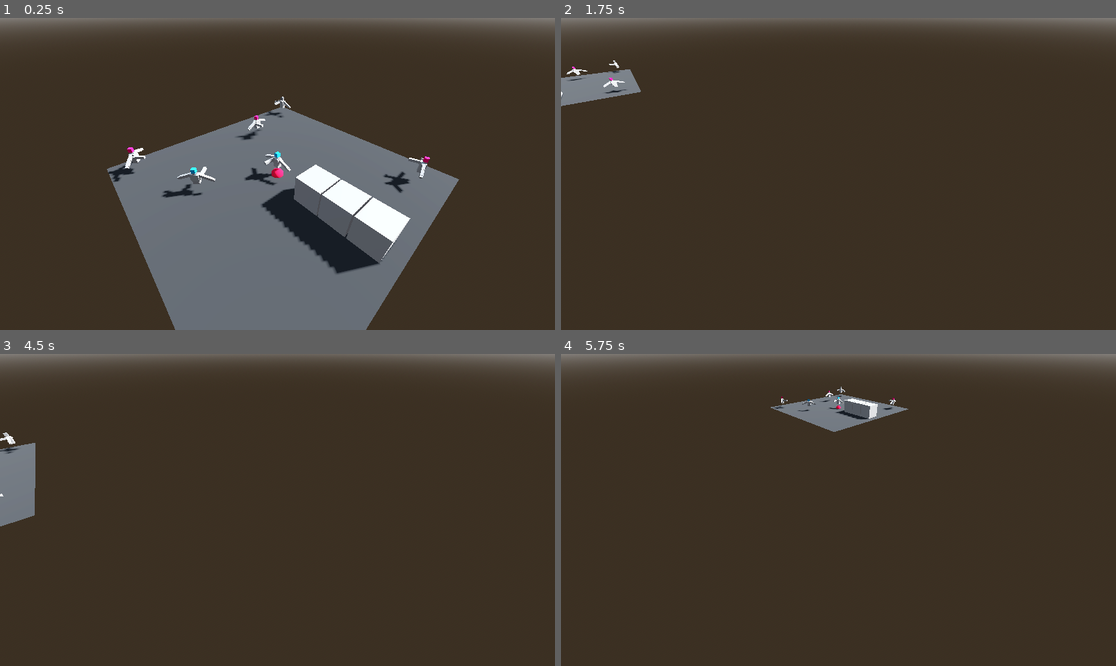
Above: before the commit, frames 1-4 (two rows, left to right).
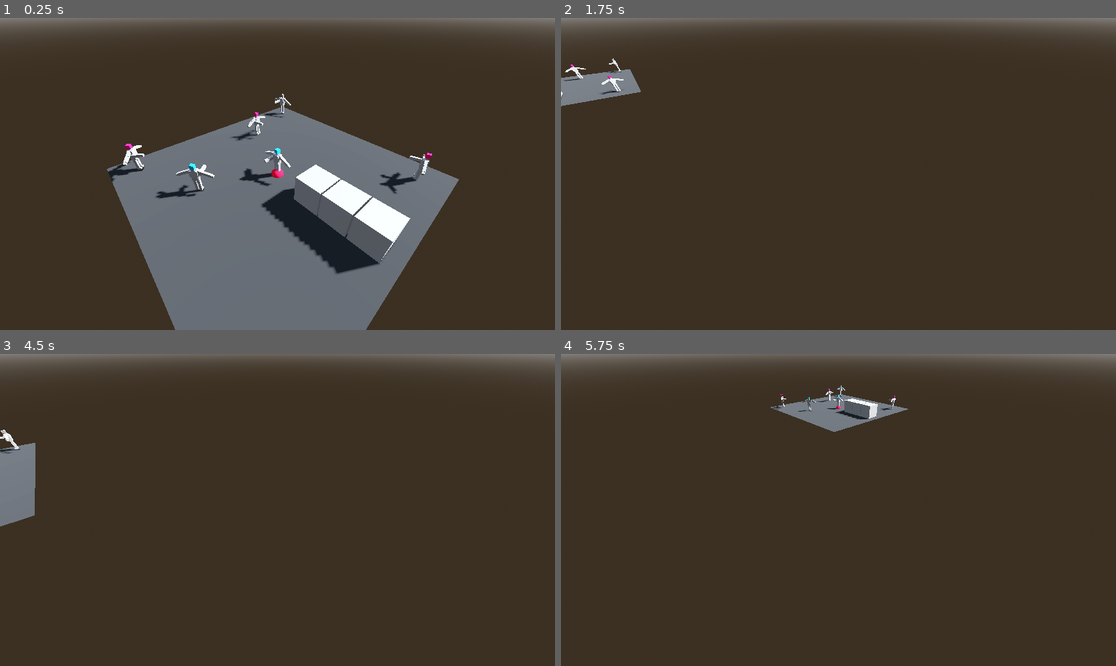
Above: after the commit, the same moments.

Repository: Nordtwig/metrotopia-combat
Game: Godot game, scene res://main.tscn
Two runs of this game, one before a commit and one after it. Both use one fixed random seed, a clock stepped at 60 frames per second and the inputs below.
Inputs (mouse positions are in pixels of both pictures, inside the frame that each line leads up to):
- Up to frame 1 (0.25 s): no input
- Up to frame 2 (1.75 s): tap Enter (ui_accept) at 0.5, 0.77, 1.52 s; move the mouse to (960, 158) at 0.52 s; press the mouse at (960, 158) at 0.53 s; hold D (pan_right) 0.53-1.28 s; move the mouse to (727, 189) at 1.27 s; release the mouse at (727, 189) at 1.28 s; hold S (pan_backward) from 1.28 s (still down); right-click (727, 189) at 1.35 s
- Up to frame 3 (4.5 s): move the mouse to (333, 441) at 2.02 s; release S (pan_backward) at 2.03 s; hold D (pan_right) 2.03-2.78 s; hold Shift (shift_modifier) 2.03-2.78 s; move the mouse to (249, 572) at 2.77 s; hold W (pan_forward) 2.78-3.53 s; click (249, 572) at 2.85 s; tap Enter (ui_accept) at 3.02, 3.5, 3.77, 4.25 s; move the mouse to (444, 556) at 3.52 s; hold Right mouse button (right_click) 3.53-4.28 s; hold A (pan_left) from 3.53 s (still down); move the mouse to (111, 463) at 4.27 s; tap Shift (shift_modifier) at 4.35 s
- Up to frame 4 (5.75 s): tap Enter (ui_accept) at 4.52 s; move the mouse to (866, 510) at 5.02 s; release A (pan_left) at 5.03 s; press the mouse at (866, 510) at 5.03 s; hold S (pan_backward) from 5.03 s (still down)

The runs differ from the first frame. In frame 1, 1.4% of the frame differs, in the area x 19-78%, y 24-58%; in frame 2, 0.2%; in frame 3, less than 0.1%; in frame 4, 0.2%.

Commit message:
finish off humanoid model

Diff:
--- a/actor.tscn
+++ b/actor.tscn
@@ -11,6 +11,7 @@
 height = 1.25773
 
 [sub_resource type="CapsuleShape3D" id="CapsuleShape3D_ydqao"]
+height = 2.23203
 
 [sub_resource type="BoxMesh" id="BoxMesh_64hak"]
 size = Vector3(0.3, 0.3, 0.3)
@@ -32,6 +33,15 @@
 
 [sub_resource type="BoxMesh" id="BoxMesh_hp0ng"]
 size = Vector3(0.15, 0.18, 0.18)
+
+[sub_resource type="BoxMesh" id="BoxMesh_0nuhv"]
+size = Vector3(0.2, 0.4, 0.2)
+
+[sub_resource type="BoxMesh" id="BoxMesh_fbouc"]
+size = Vector3(0.2, 0.4, 0.2)
+
+[sub_resource type="BoxMesh" id="BoxMesh_pa4or"]
+size = Vector3(0.2, 0.15, 0.3)
 
 [sub_resource type="BoxMesh" id="BoxMesh_wsk55"]
 size = Vector3(0.2, 0.2, 1)
@@ -231,47 +241,47 @@
 radius = 1.0
 
 [node name="CollisionShape3D" type="CollisionShape3D" parent="."]
-transform = Transform3D(1, 0, 0, 0, 1, 0, 0, 0, 1, 0, 1, 0)
+transform = Transform3D(1, 0, 0, 0, 1, 0, 0, 0, 1, 0, 1.13448, 0)
 shape = SubResource("CapsuleShape3D_ydqao")
 
 [node name="Model" type="Node3D" parent="."]
 
 [node name="HeadMesh" type="MeshInstance3D" parent="Model"]
-transform = Transform3D(1, 0, 0, 0, 0.999979, 0.00647513, 0, -0.00647513, 0.999979, 0, 1.70714, 0)
+transform = Transform3D(1, 0, 0, 0, 0.999979, 0.00647513, 0, -0.00647513, 0.999979, 0, 2.04693, 0)
 mesh = SubResource("BoxMesh_64hak")
 
 [node name="NeckMesh" type="MeshInstance3D" parent="Model"]
-transform = Transform3D(1, 0, 0, 0, 0.999979, 0.00647513, 0, -0.00647513, 0.999979, 0, 1.49635, -0.0459267)
+transform = Transform3D(1, 0, 0, 0, 0.999979, 0.00647513, 0, -0.00647513, 0.999979, 0, 1.83614, -0.0459267)
 mesh = SubResource("BoxMesh_vg2ed")
 
 [node name="ChestMesh" type="MeshInstance3D" parent="Model"]
-transform = Transform3D(1, 0, 0, 0, 0.998879, -0.0473331, 0, 0.0473331, 0.998879, 0, 1.17796, 0)
+transform = Transform3D(1, 0, 0, 0, 0.998879, -0.0473331, 0, 0.0473331, 0.998879, 0, 1.51775, 0)
 mesh = SubResource("BoxMesh_e5rha")
 
 [node name="GutMesh" type="MeshInstance3D" parent="Model"]
-transform = Transform3D(1, 0, 0, 0, 1, 0, 0, 0, 1, 0, 0.779804, 0)
+transform = Transform3D(1, 0, 0, 0, 1, 0, 0, 0, 1, 0, 1.1196, 0)
 mesh = SubResource("BoxMesh_kvk35")
 
 [node name="RightArm" type="Node3D" parent="Model"]
-transform = Transform3D(1, 0, 0, 0, 1, 0, 0, 0, 1, -0.232064, 1.38575, 0)
+transform = Transform3D(1, 0, 0, 0, 1, 0, 0, 0, 1, -0.232064, 1.72554, 0)
 
 [node name="RightArmUpperMesh" type="MeshInstance3D" parent="Model/RightArm"]
-transform = Transform3D(0.364682, 0.931132, 0, -0.931132, 0.364682, 0, 0, 0, 1, -0.225366, -0.104319, 0)
+transform = Transform3D(0.364677, 0.931134, 0, -0.931134, 0.364677, 0, 0, 0, 1, -0.225366, -0.104319, 0)
 mesh = SubResource("BoxMesh_jdkks")
 skeleton = NodePath("../..")
 
 [node name="RightArmLowerMesh" type="MeshInstance3D" parent="Model/RightArm"]
-transform = Transform3D(0.364682, 0.931132, 0, -0.931132, 0.364682, 0, 0, 0, 1, -0.698187, -0.285616, 0)
+transform = Transform3D(0.364677, 0.931134, 0, -0.931134, 0.364677, 0, 0, 0, 1, -0.698187, -0.285616, 0)
 mesh = SubResource("BoxMesh_vpqsh")
 skeleton = NodePath("../..")
 
 [node name="RightHand" type="MeshInstance3D" parent="Model/RightArm"]
-transform = Transform3D(0.364682, 0.931132, 0, -0.931132, 0.364682, 0, 0, 0, 1, -1.00059, -0.410151, 0)
+transform = Transform3D(0.364677, 0.931134, 0, -0.931134, 0.364677, 0, 0, 0, 1, -1.00059, -0.410151, 0)
 mesh = SubResource("BoxMesh_hp0ng")
 skeleton = NodePath("../..")
 
 [node name="LeftArm" type="Node3D" parent="Model"]
-transform = Transform3D(-1, 0, -8.74228e-08, 0, 1, 0, 8.74228e-08, 0, -1, 0.232, 1.386, 0)
+transform = Transform3D(-1, 0, -8.74228e-08, 0, 1, 0, 8.74228e-08, 0, -1, 0.232, 1.72579, 0)
 
 [node name="LeftArmUpperMesh" type="MeshInstance3D" parent="Model/LeftArm"]
 transform = Transform3D(0.364682, 0.931132, 0, -0.931132, 0.364682, 0, 0, 0, 1, -0.225366, -0.104319, 0)
@@ -288,8 +298,44 @@
 mesh = SubResource("BoxMesh_hp0ng")
 skeleton = NodePath("../..")
 
+[node name="RightLeg" type="Node3D" parent="Model"]
+transform = Transform3D(1, 0, 0, 0, 1, 0, 0, 0, 1, -0.131645, 0.969054, 0)
+
+[node name="RightLegUpper" type="MeshInstance3D" parent="Model/RightLeg"]
+transform = Transform3D(1, 0, 0, 0, 1, 0, 0, 0, 1, -0.00332029, -0.204817, 0)
+mesh = SubResource("BoxMesh_0nuhv")
+skeleton = NodePath("../..")
+
+[node name="RightLegLower" type="MeshInstance3D" parent="Model/RightLeg"]
+transform = Transform3D(1, 0, 0, 0, 1, 0, 0, 0, 1, -0.00332029, -0.613203, 0)
+mesh = SubResource("BoxMesh_fbouc")
+skeleton = NodePath("../..")
+
+[node name="RightFoot" type="MeshInstance3D" parent="Model/RightLeg"]
+transform = Transform3D(1, 0, 0, 0, 1, 0, 0, 0, 1, -0.00332029, -0.892287, 0.0544878)
+mesh = SubResource("BoxMesh_pa4or")
+skeleton = NodePath("../..")
+
+[node name="LeftLeg" type="Node3D" parent="Model"]
+transform = Transform3D(1, 0, 0, 0, 1, 0, 0, 0, 1, 0.132, 0.968792, 0)
+
+[node name="LeftLegUpper" type="MeshInstance3D" parent="Model/LeftLeg"]
+transform = Transform3D(1, 0, 0, 0, 1, 0, 0, 0, 1, -0.00332029, -0.204817, 0)
+mesh = SubResource("BoxMesh_0nuhv")
+skeleton = NodePath("../..")
+
+[node name="LeftLegLower" type="MeshInstance3D" parent="Model/LeftLeg"]
+transform = Transform3D(1, 0, 0, 0, 1, 0, 0, 0, 1, -0.00332029, -0.613203, 0)
+mesh = SubResource("BoxMesh_fbouc")
+skeleton = NodePath("../..")
+
+[node name="LeftFoot" type="MeshInstance3D" parent="Model/LeftLeg"]
+transform = Transform3D(1, 0, 0, 0, 1, 0, 0, 0, 1, -0.00332029, -0.892287, 0.0544878)
+mesh = SubResource("BoxMesh_pa4or")
+skeleton = NodePath("../..")
+
 [node name="Rifle" type="MeshInstance3D" parent="."]
-transform = Transform3D(1, 0, 0, 0, 1, 0, 0, 0, 1, -0.325076, 1.20164, 0.469448)
+transform = Transform3D(1, 0, 0, 0, 1, 0, 0, 0, 1, -0.325076, 1.40164, 0.469448)
 mesh = SubResource("BoxMesh_wsk55")
 
 [node name="RayCast3D" type="RayCast3D" parent="Rifle"]
Not shown: 1 places in actor.tscn that only renumber resources
